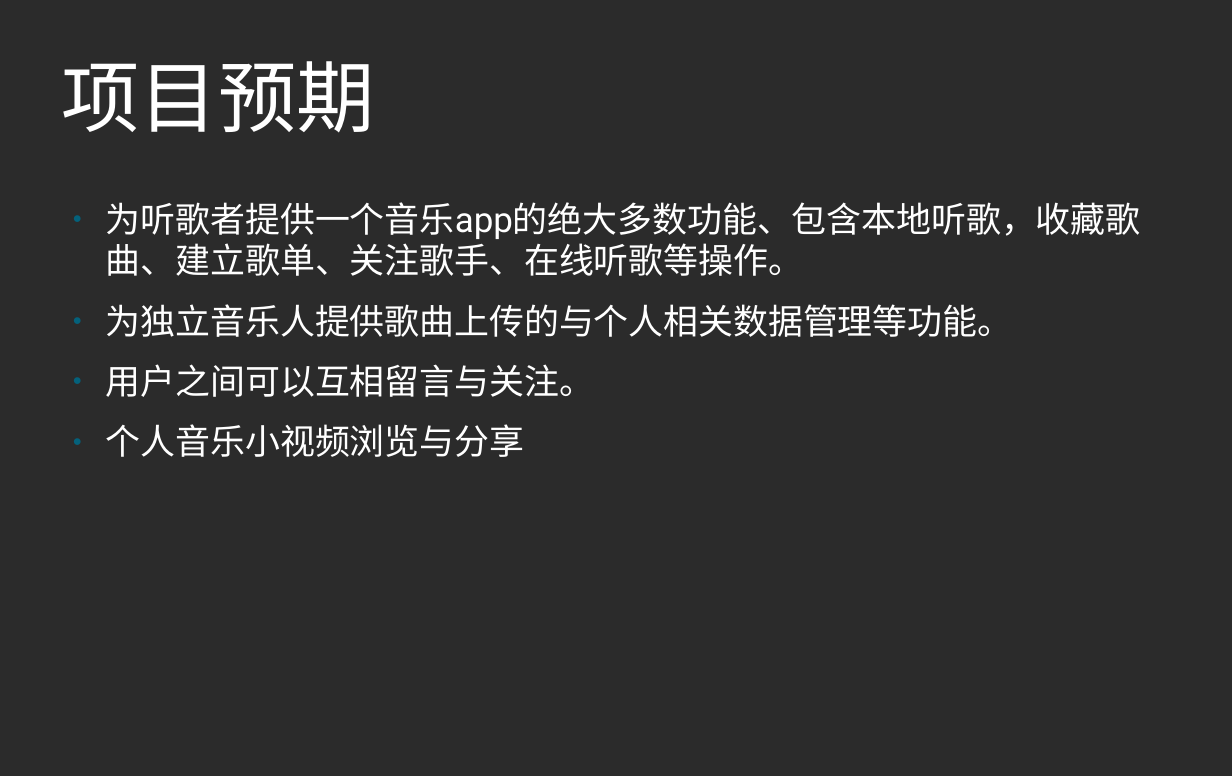
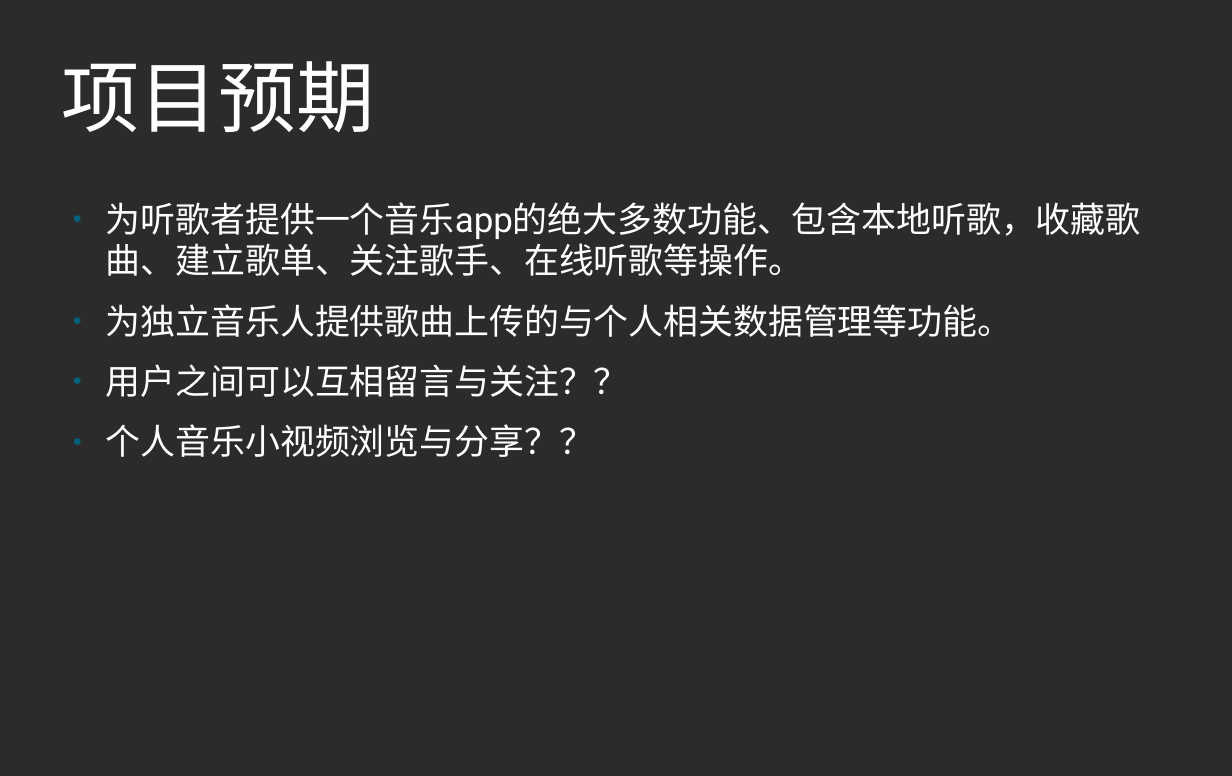
Before and after one commit to 375187588/hydrogenMusic, a slide deck: slide 11 of formal/氢音乐项目进展报告.odp (slide 9 before the commit). Drawn at 1232x776 pixels with LibreOffice and Linux fonts; fonts in the diff are those of the drawing; background and template pictures are left out; a plain dark background stands for a picture behind light text. Boxes give left, top, right and bottom in pixels: in the first picture for what was removed or moved away, otherwise in the second. Text is boxed around its words. In the diff, an @@ line names an element or a change of style, - is before the commit and + after.

```diff
--- a/formal/氢音乐项目进展报告.odp
+++ b/formal/氢音乐项目进展报告.odp
@@ text at [106, 364, 629, 457]: text changed @@
-● 用户之间可以互相留言与关注。
-● 个人音乐小视频浏览与分享
+● 用户之间可以互相留言与关注？？
+● 个人音乐小视频浏览与分享？？
```
Also in this commit, not shown: 4 other slides changed, 2 slides added, 5 other files.
